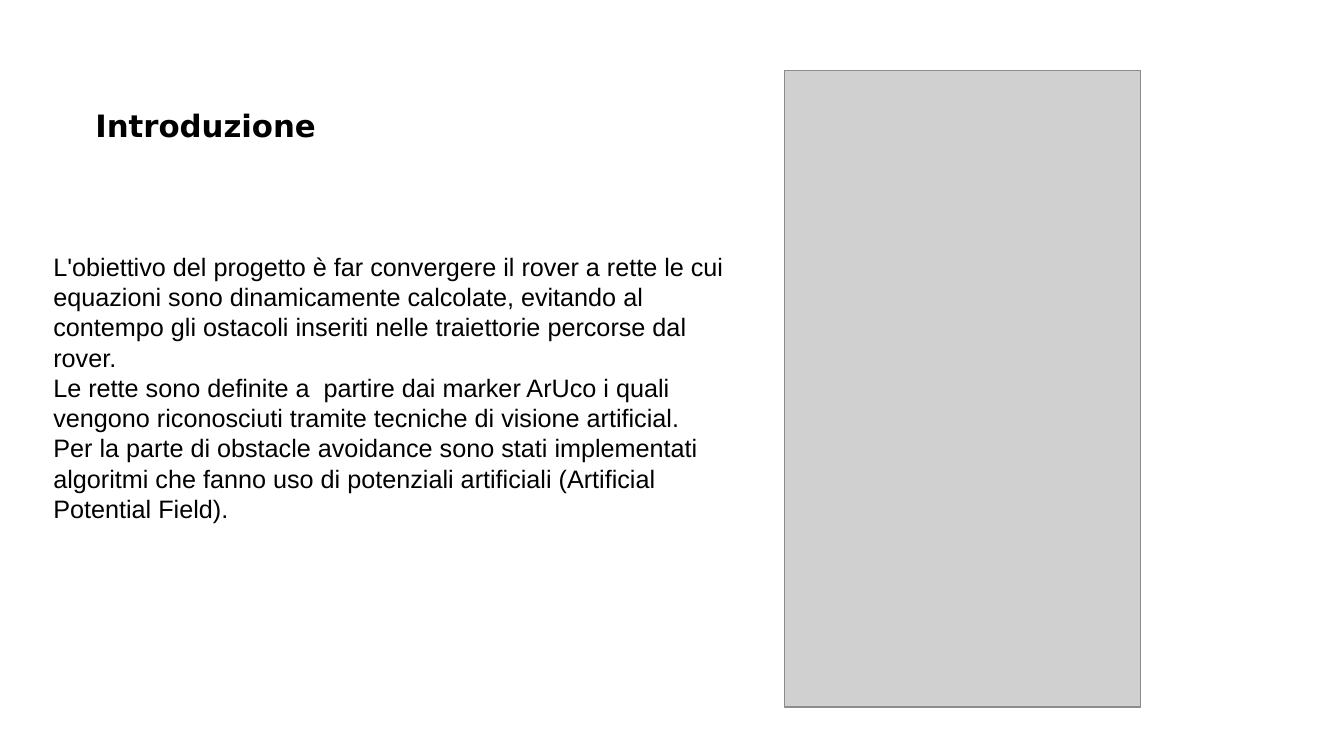
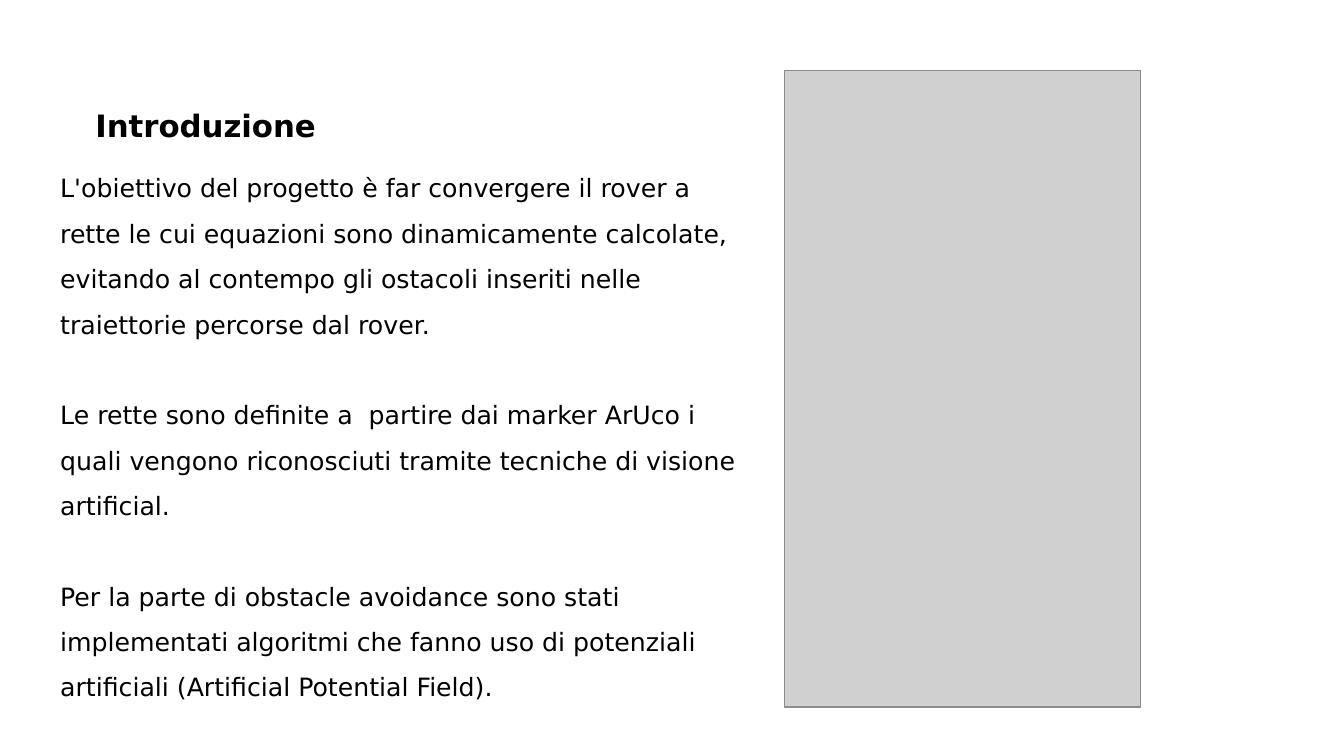
Before and after one commit to MarcoMinarelli/Rover_LabAuto, a slide deck: slide 3 of Presentazione LabAuto.pptx. Drawn at 1344x756 pixels with LibreOffice and Linux fonts; fonts in the diff are those of the drawing; grey boxes stand for pictures; background and template pictures are left out. Boxes give left, top, right and bottom in pixels: in the first picture for what was removed or moved away, otherwise in the second. Text is boxed around its words. In the diff, an @@ line names an element or a change of style, - is before the commit and + after.

```diff
--- a/Presentazione LabAuto.pptx
+++ b/Presentazione LabAuto.pptx
@@ text "L'obiettivo del progetto è far ...": place and size @@
-text "L'obiettivo del progetto è far ..." at bbox=[53, 257, 723, 524]
+text "L'obiettivo del progetto è far ..." at bbox=[60, 177, 735, 700]
@@ text "L'obiettivo del progetto è far ..." at bbox=[60, 177, 735, 700]: font Arial to DejaVu Sans; line spacing 1 to 1.5 @@
```
Also in this commit, not shown: 6 other slides changed.
